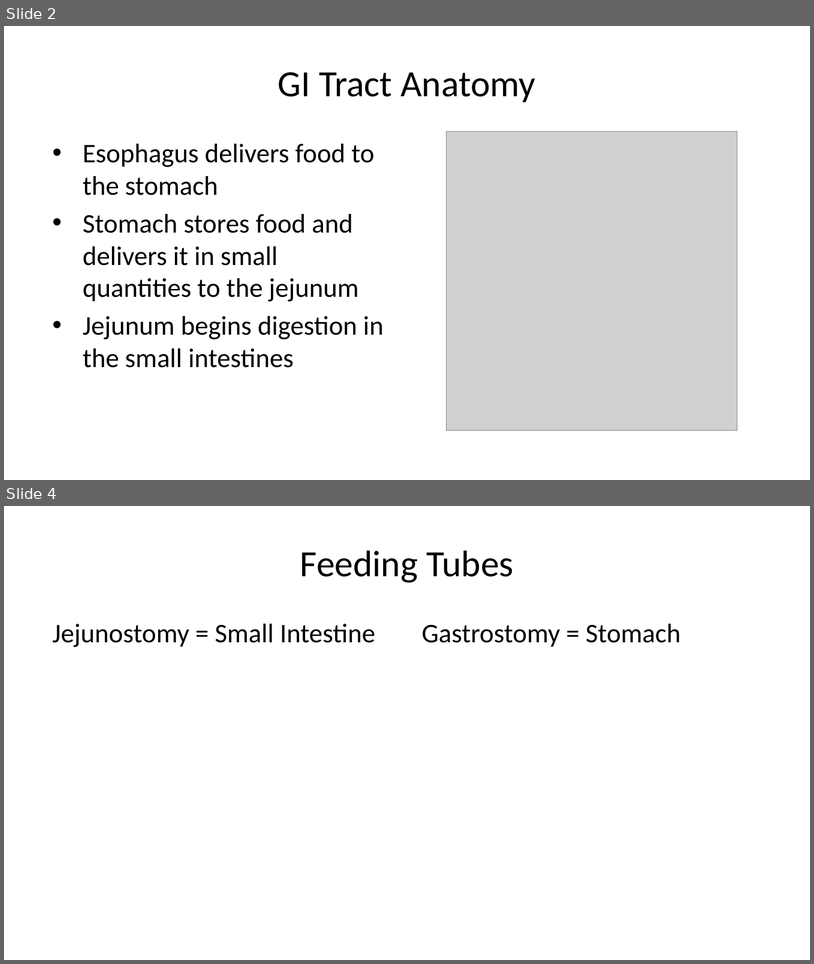
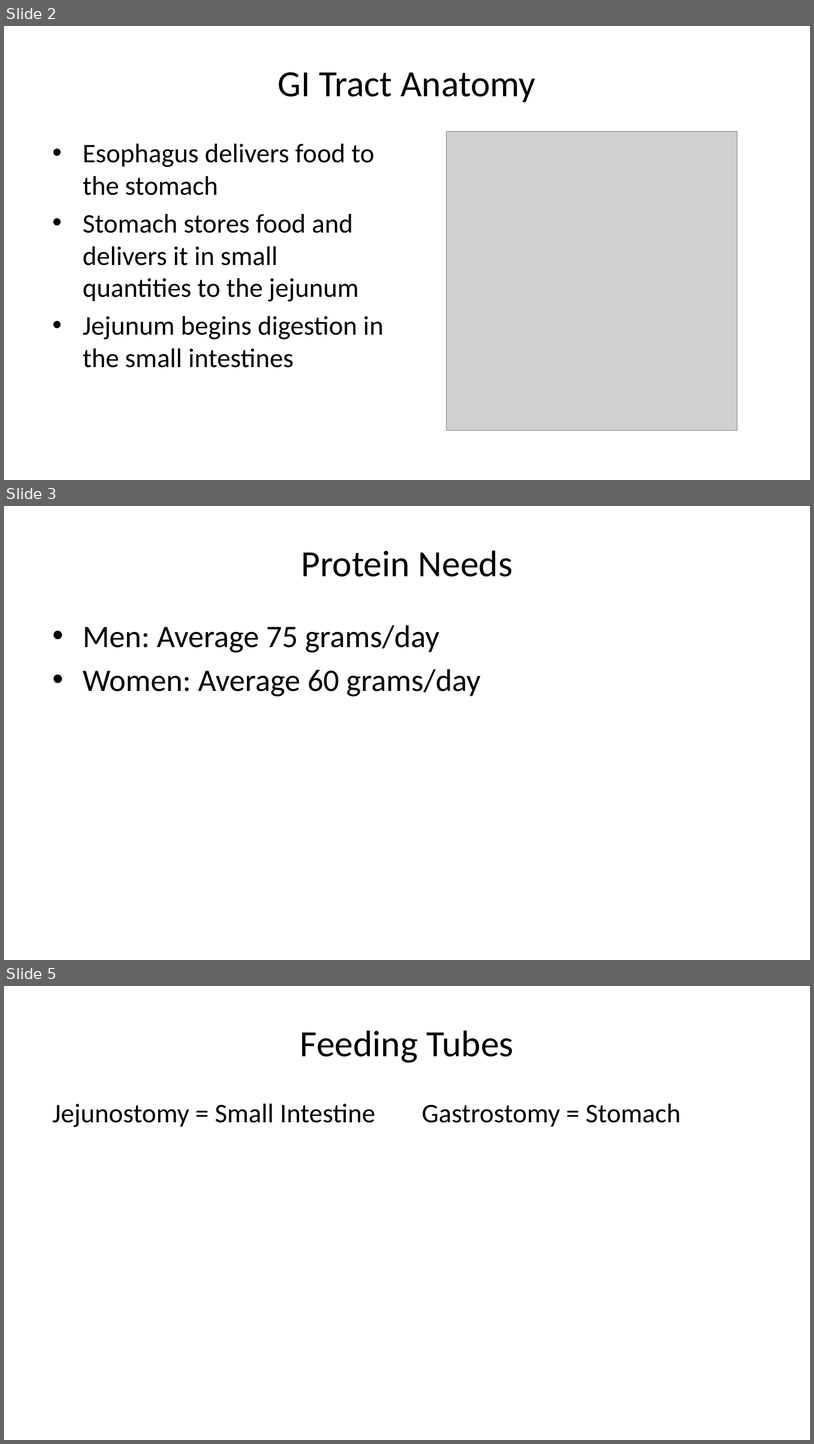
Before and after one commit to jcsalo/patient_education, a slide deck: lci_nutrition.pptx. Shown one above the other, each under a label of ours: slides 2 and 4 before the commit, slides 2, 3 and 5 after it; the slides between them are not shown. The pictures are 814x964 and 814x1444 pixels, drawn with LibreOffice and Linux fonts; fonts in the diff are those of the drawing; grey boxes stand for pictures. Boxes give left, top, right and bottom in pixels: in the first picture for what was removed or moved away, otherwise in the second. Text is boxed around its words. In the diff, an @@ line names an element or a change of style, - is before the commit and + after.

```diff
--- a/lci_nutrition.pptx
+++ b/lci_nutrition.pptx
@@ slide 3 added at (4, 506, 810, 960), background #FFFFFF @@
@@ title added at (301, 550, 513, 577), 33 pt, text #000000 @@
+Protein Needs
@@ text added at (83, 625, 481, 696), 28 pt, text #000000 @@
+• Men: Average 75 grams/day
+• Women: Average 60 grams/day
@@ what was slide 4 is now slide 5 @@
```
Also in this commit, not shown: 1 slide changed, 52 other files.
